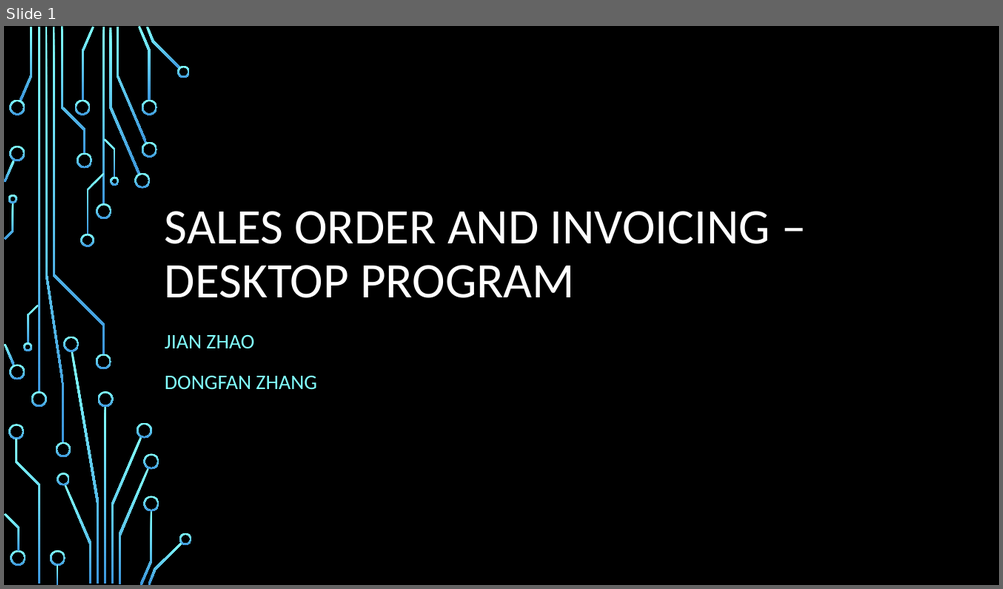
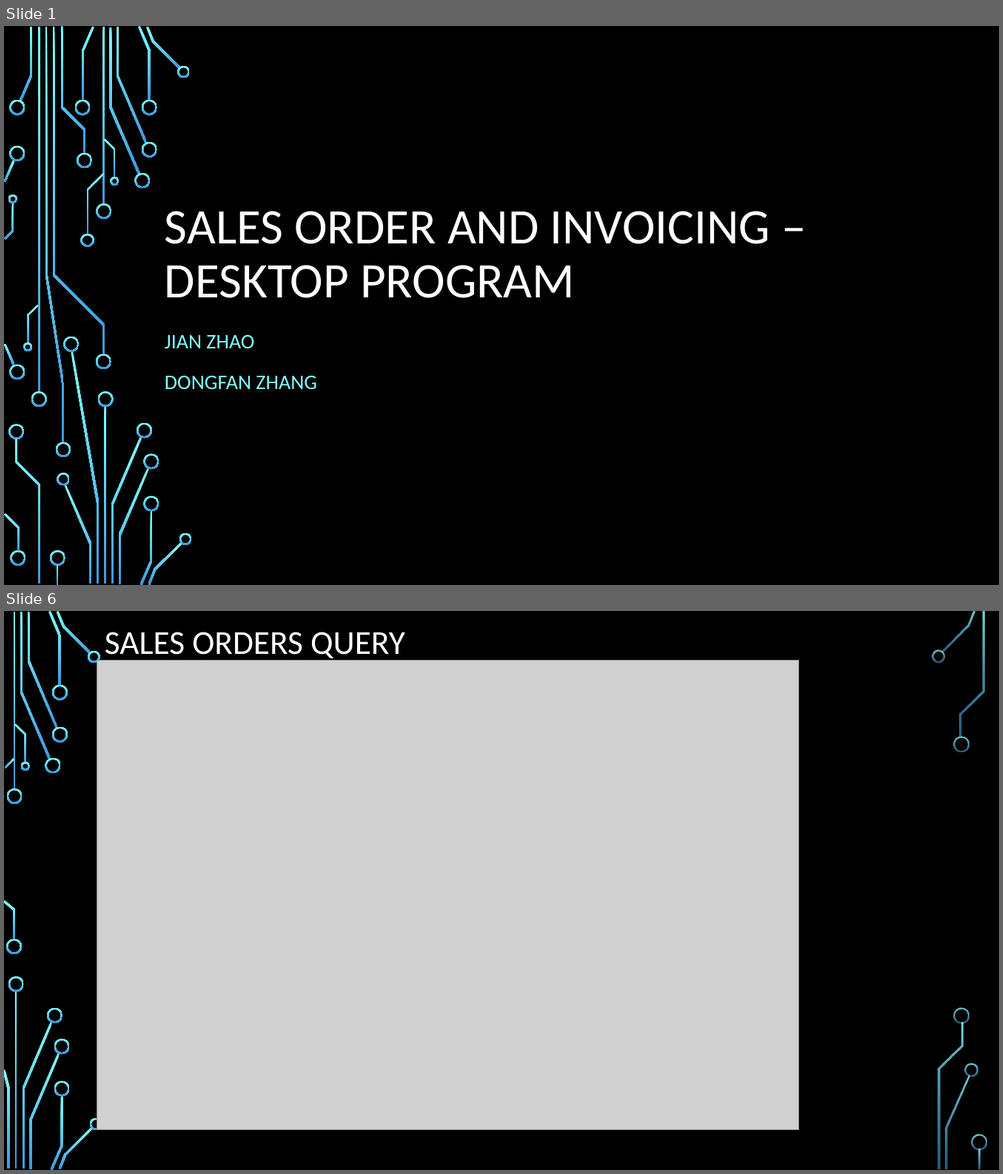
Before and after one commit to zdf22018/project_sales_order_invoicing, a slide deck: Sales Order and invoicing – desktop program.pptx. Shown one above the other, each under a label of ours: slide 1 before the commit, slides 1 and 6 after it; the slides between them are not shown. The pictures are 1003x589 and 1003x1174 pixels, drawn with LibreOffice and Linux fonts; fonts in the diff are those of the drawing; grey boxes stand for pictures; background and template pictures are left out. Boxes give left, top, right and bottom in pixels: in the first picture for what was removed or moved away, otherwise in the second. Text is boxed around its words. In the diff, an @@ line names an element or a change of style, - is before the commit and + after.

Commit message:
ppx updated, fixed the orderstatus count

```diff
--- a/Sales Order and invoicing – desktop program.pptx
+++ b/Sales Order and invoicing – desktop program.pptx
@@ slide 6 added at box(4, 611, 999, 1170), background picture (left out) @@
@@ title added at box(105, 632, 405, 662), 32.4 pt, text #FFFFFF @@
+SALES ORDERS QUERY
@@ picture added at box(97, 661, 800, 1130) @@
@@ group added at box(4, 611, 987, 1170): 33 freeform shapes, 3 rectangles @@
```
Also in this commit, not shown: 8 slides changed, 6 other slides added, 2 slides removed, 20 other files.
